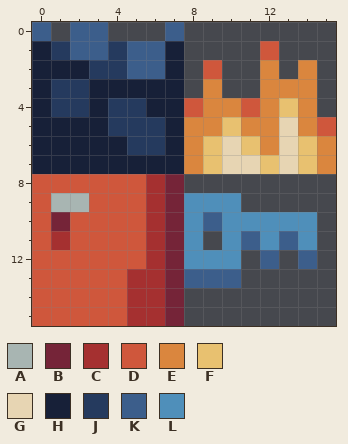
Pixel-art sprite -- img/menu/natural.png. That is the earlier state.
The file is 16x16 pixels.
Palette (. is transparent): A #a8b5b2  B #752438  C #a53030  D #cf573c  E #da863e  F #e8c170  G #e7d5b3  H #172038  J #253a5e  K #3c5e8b  L #4f8fba
Pixels before, first column x 0:
 0 K.KK...K........
 1 HJKKJKKH....D...
 2 HHHJJKKH.D..E.E.
 3 HJJHHHHH.E..EEE.
 4 HJJHJJHHDEEDEFE.
 5 HHHHJJJHEEFEEGED
 6 HHHHHJJHEFGFEGFE
 7 HHHHHHHHEFGGFGFE
 8 DDDDDDCB........
 9 DAADDDCBLLL.....
10 DBDDDDCBLKLLLLL.
11 DCDDDDCBL.LKLKL.
12 DDDDDDCBLLL.K.K.
13 DDDDDCCBKKK.....
14 DDDDDCCB........
15 DDDDDCCB........
The result:
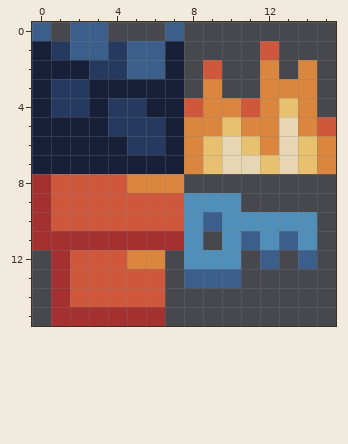
The commit says: Switched natural door texture
What changed:
Changed rows in their new state; - is an unchanged pixel.
first column x 0:
 8 C----EEE
 9 CDD---DD
10 CD----DD
11 C-CCCC-C
12 .C---EE.
13 .C---DD.
14 .C---DD.
15 .CCCC--.
